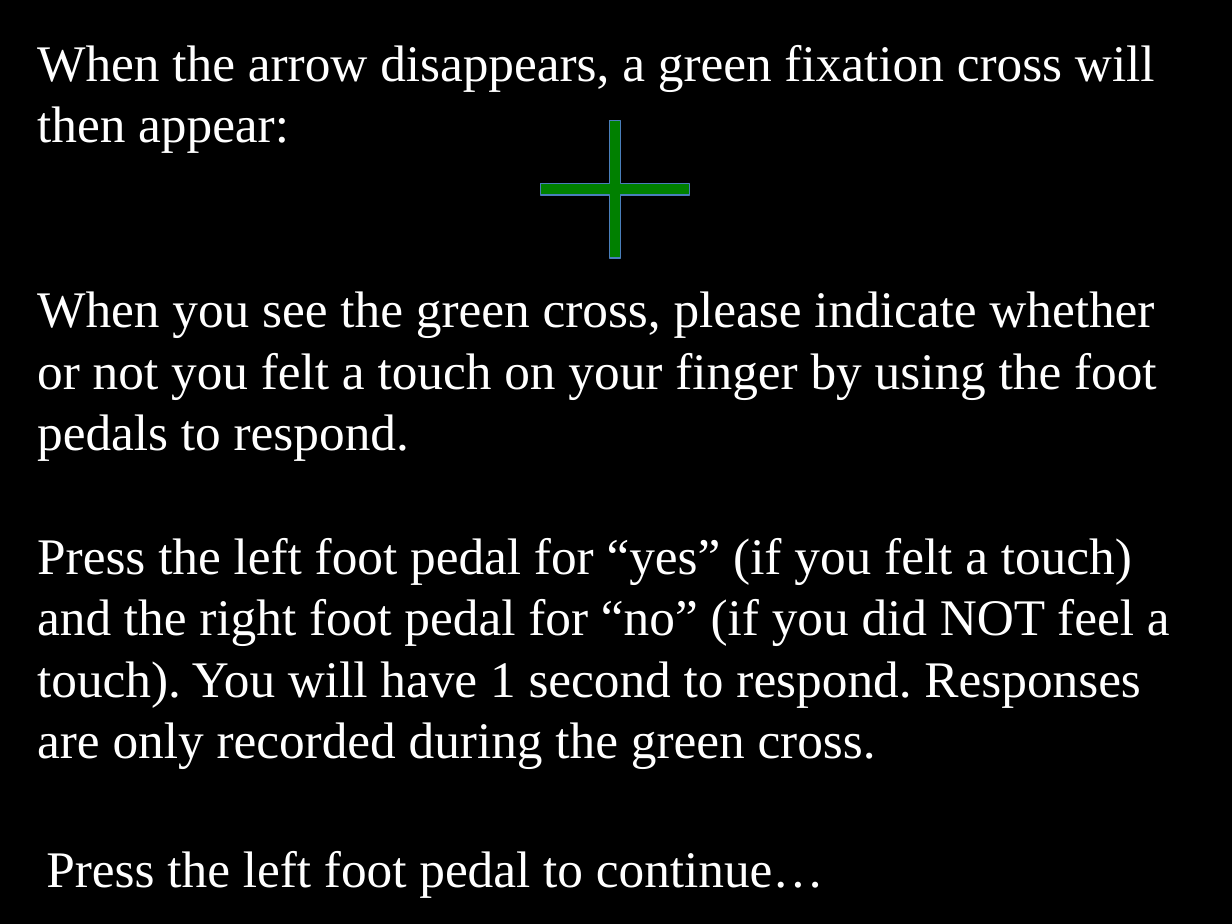
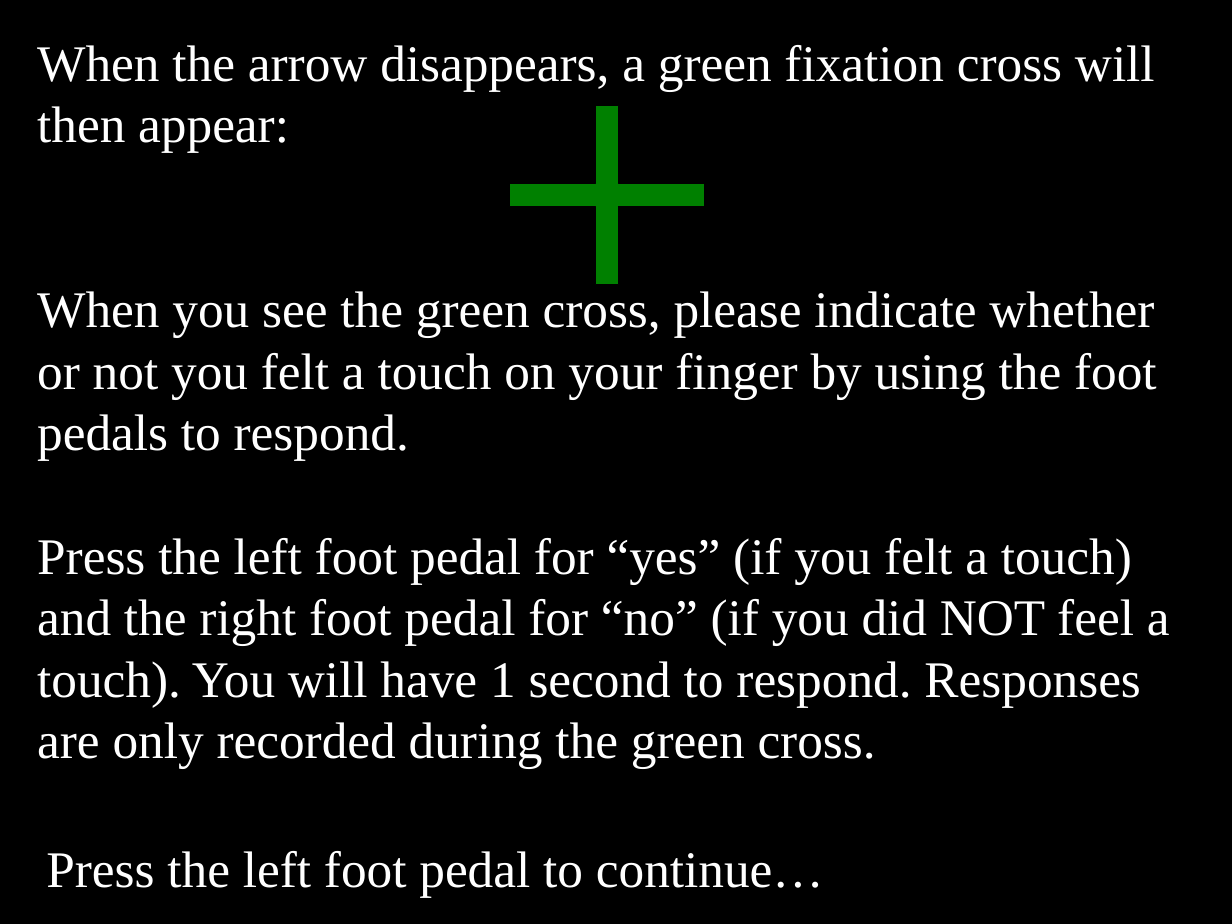
Before and after one commit to EmbodiedResearchLab/Vitality-Tactile-Detection, a slide deck: slide 4 of Stimuli/new/General instructions.pptx. Drawn at 1232x924 pixels with LibreOffice and Linux fonts; fonts in the diff are those of the drawing. Boxes give left, top, right and bottom in pixels: in the first picture for what was removed or moved away, otherwise in the second. Text is boxed around its words. In the diff, an @@ line names an element or a change of style, - is before the commit and + after.

```diff
--- a/Stimuli/new/General instructions.pptx
+++ b/Stimuli/new/General instructions.pptx
@@ plus sign: place and size @@
-plus sign at [514, 96, 717, 283]
+plus sign at [474, 73, 739, 317]
@@ plus sign at [474, 73, 739, 317]: outline #4B7EBC 0.75 pt to #000000 0.75 pt; proportions changed @@
```
Also in this commit, not shown: 13 other slides changed, 4 slides added, 30 other files.
